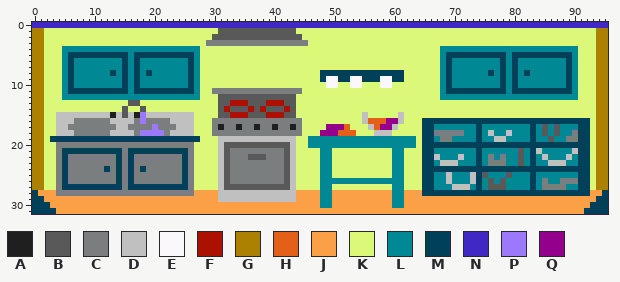
Sprite sheet, stored at resources/img/rooms/kitchen_base.png. The first picture shows the starting point.
The file is 96x32 pixels.
Palette (. is transparent): A #1f1f1f  B #595959  C #7b7e7f  D #c1c0c1  E #fbf8fb  F #ac1000  G #ac8000  H #e46018  J #fca048  K #dcf878  L #008894  M #004058  N #4028c4  P #9c78fc  Q #94008c
Pixels before (only the part around the change), first column x 25:
 3 KKKKCCCCCCCCCCCCCCCCCKKKKKKKKKKKK
 4 LLLKKKKKKKKKKKKKKKKKKKKKKKKKKKKKK
 5 MMLKKKKKKKKKKKKKKKKKKKKKKKKKKKKKK
 6 LMLKKKKKKKKKKKKKKKKKKKKKKKKKKKKKK
 7 LMLKKKKKKKKKKKKKKKKKKKKKKKKKKKKKK
 8 LMLKKKKKKKKKKKKKKKKKKKKMMMMMMMMMM
 9 LMLKKKKKKKKKKKKKKKKKKKKMEEMMEEMMM
10 LMLKKKKKKKKKKKKKKKKKKKKKEEKKEEKKK
11 MMLKKCCCCCCCCCCCCCCCKKKKKKKKKKKKK
12 LLLKKKBBBBBBBBBBBBBKKKKKKKKKKKKKK
13 KKKKKKBBFFFBBBFFFBBKKKKKKKKKKKKKK
14 KKKKKKBFBBBFBFBBBFBKKKKKKKKKKKKKK
15 DDKKKKBBFFFBBBFFFBBKKKKKKKKKKKDKK
16 DDKKKCCCCCCCCCCCCCCCKKKKKKKKKKDHH
17 DDKKKCACCACCACCACCACKKKKQQQHKKKDH
18 DDKKKCCCCCCCCCCCCCCCKKKQQQHHHKKKD
19 MMMKKKDDDDDDDDDDDDDKKLLLLLLLLLLLL
20 CCKKKKDBBBBBBBBBBBDKKLLLLLLLLLLLL
21 MCKKKKDBCCCCCCCCCBDKKKKLLKKKKKKKK
22 MCKKKKDBCCCBBBCCCBDKKKKLLKKKKKKKK
23 MCKKKKDBCCCCCCCCCBDKKKKLLKKKKKKKK
24 MCKKKKDBCCCCCCCCCBDKKKKLLKKKKKKKK
25 MCKKKKDBCCCCCCCCCBDKKKKLLKKKKKKKK
26 MCKKKKDBCCCCCCCCCBDKKKKLLLLLLLLLL
27 MCKKKKDBBBBBBBBBBBDKKKKLLKKKKKKKK
28 CCJJJJDDDDDDDDDDDDDJJJJLLJJJJJJJJ
29 JJJJJJDDDDDDDDDDDDDJJJJLLJJJJJJJJ
30 JJJJJJJJJJJJJJJJJJJJJJJLLJJJJJJJJ
31 JJJJJJJJJJJJJJJJJJJJJJJJJJJJJJJJJ
The result:
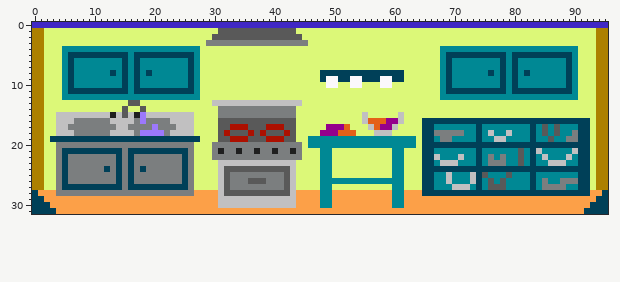
From old to new:
Colour C gives way to colour A in row 21 at x 34, 37 and 40.
Colour D gives way to colour A in row 21 at x 31 and 43.
Colour A gives way to colour B in row 17 at x 31, 37 and 43.
Colour C gives way to colour B in row 16 at x 31 to 43; in row 17 at x 32, 36, 38 and 42; in row 18 at x 31, 33 to 35, 37, 39 to 41 and 43; in row 24 at x 33 to 41; in row 26 at x 36 to 38.
Colour D gives way to colour B in row 19 at x 31 to 32, 36 to 38 and 42 to 43; in row 28 at x 32 to 42.
Colour B gives way to colour C in row 14 at x 31, 33 to 35, 37, 39 to 41 and 43; in row 15 at x 31 to 32, 36 to 38 and 42 to 43; in row 20 at x 32 to 42; in row 21 at x 32 and 42; in row 22 at x 32, 36 to 38 and 42; in row 27 at x 33 to 41.
Colour D gives way to colour C in row 20 at x 31 and 43; in row 22 at x 31 and 43.
Colour F gives way to colour C in row 14 at x 32, 36, 38 and 42; in row 15 at x 33 to 35 and 39 to 41.
Colour K gives way to colour C in rows 20 to 22 at x 30 and 44.
Colour B gives way to colour D in row 13 at x 31 to 32, 36 to 38 and 42 to 43; in row 23 at x 32 and 42.
Colour C gives way to colour D in row 23 at x 33 to 41.
Colour F gives way to colour D in row 13 at x 33 to 35 and 39 to 41.
Colour J gives way to colour D in row 30 at x 31 to 43.
Colour K gives way to colour D in row 13 at x 30 and 44.
Colour A gives way to colour F in row 17 at x 34 and 40.
Colour C gives way to colour F in row 17 at x 33, 35, 39 and 41; in row 18 at x 32, 36, 38 and 42.
Colour D gives way to colour F in row 19 at x 33 to 35 and 39 to 41.
Colour B gives way to colour K in row 12 at x 31 to 43.
Colour C gives way to colour K in row 11 at x 30 to 44; in rows 16 to 18 at x 30 and 44.
Changed places in both pictures, as pixel boxes (x1, y1, x2, y2):
changed: (212, 88, 302, 208)
